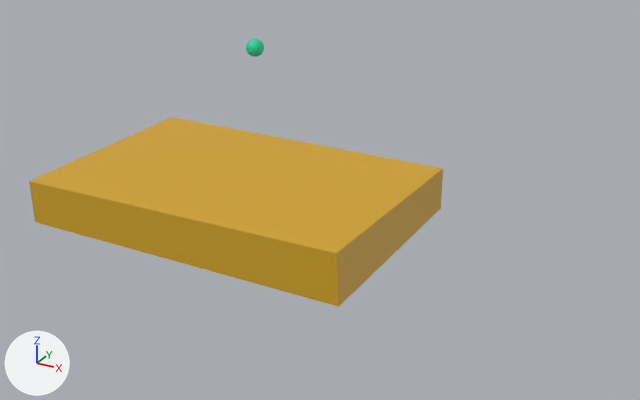
Two versions of the glTF model resources/models.glb, one commit apart.
Before and after are seen from a camera (50 mm lens) standing at (2.2, -2.38, 1.43) and looking at (0.6, 0.53, -0.02). Every picture has the same lights, and +X, +Y and +Z are marked at lower left. Where no turn or scale is listed for an object, it has been applied to the vertices. Vertices at the same position are counted once.
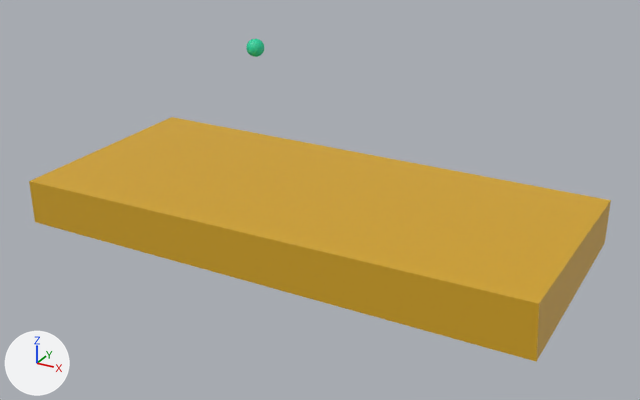
Patch to the scene script:
```diff
--- a/resources/models.glb.py
+++ b/resources/models.glb.py
@@ me_plane @@
 me_plane.from_pydata(...)  # 8 vertices, 12 faces; spans x -0.483..0.976, y -0.483..0.483, z -0.188..0.017
 # used by ob_plane; location = (-0.03, 0.52, 0.019)
 # before: 1 (0.962, -0.478, 0.017) at pixel (336, 253), 3 (0.976, 0.483, 0.0) at pixel (443, 168), 5 (0.976, -0.483, -0.188) at pixel (338, 306), 7 (0.976, 0.483, -0.188) at pixel (440, 208)
+# me_plane part 1
+for i in [1, 3, 5, 7]: me_plane.vertices[i].co += Vector((0.709, 0.0, 0.0))
 me_plane.materials.append(mat_material_001)
@@ ob_sphere @@
 ob_sphere = bpy.data.objects.new('Sphere', me_sphere)
-ob_sphere.location = (-0.062, 1.095, 0.408)
+ob_sphere.location = (-0.059, 1.095, 0.408)
```

What differs and where, as boxes (x1, y1, x2, y2) in the pictures (640 x 400 px):
'Plane', reshaped (40% wider, 29% taller)
    before: (29, 117, 443, 307)
    after: (29, 117, 611, 362)
'Sphere', moved
    before: (246, 38, 264, 57)
    after: (246, 39, 264, 57)
